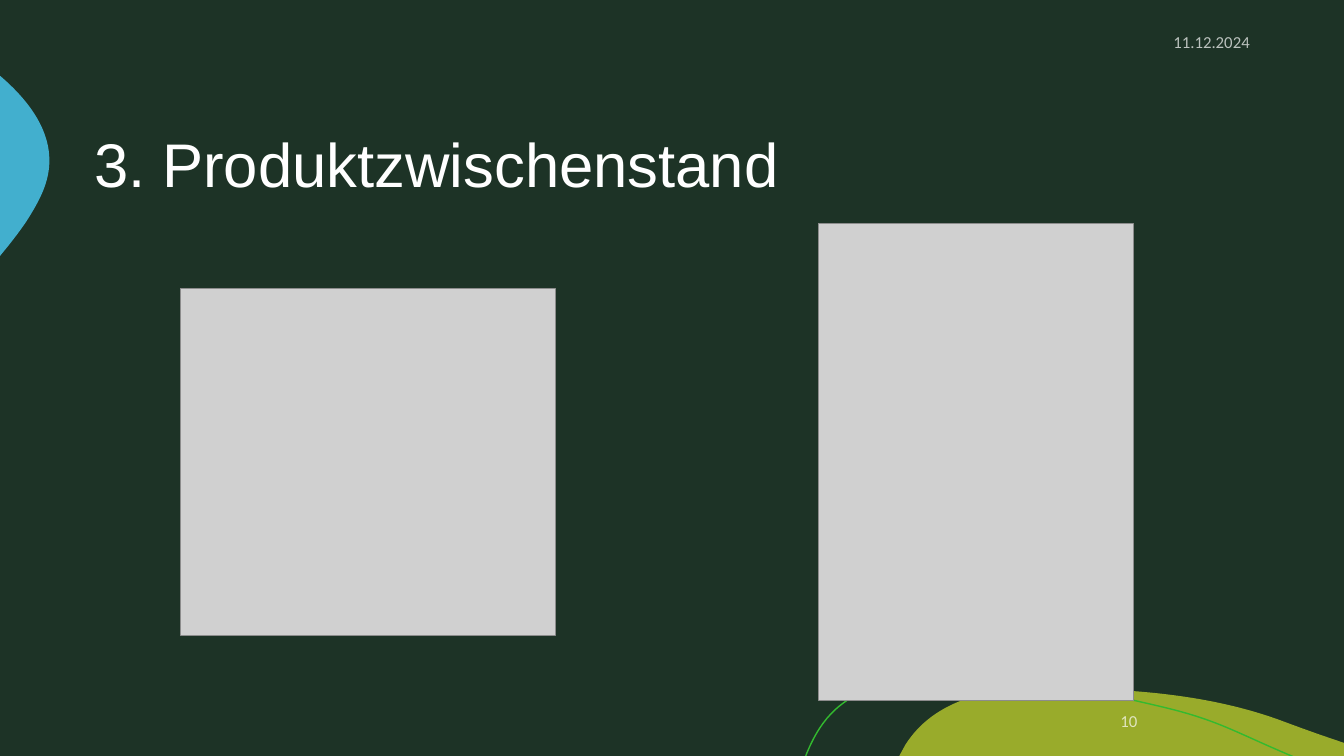
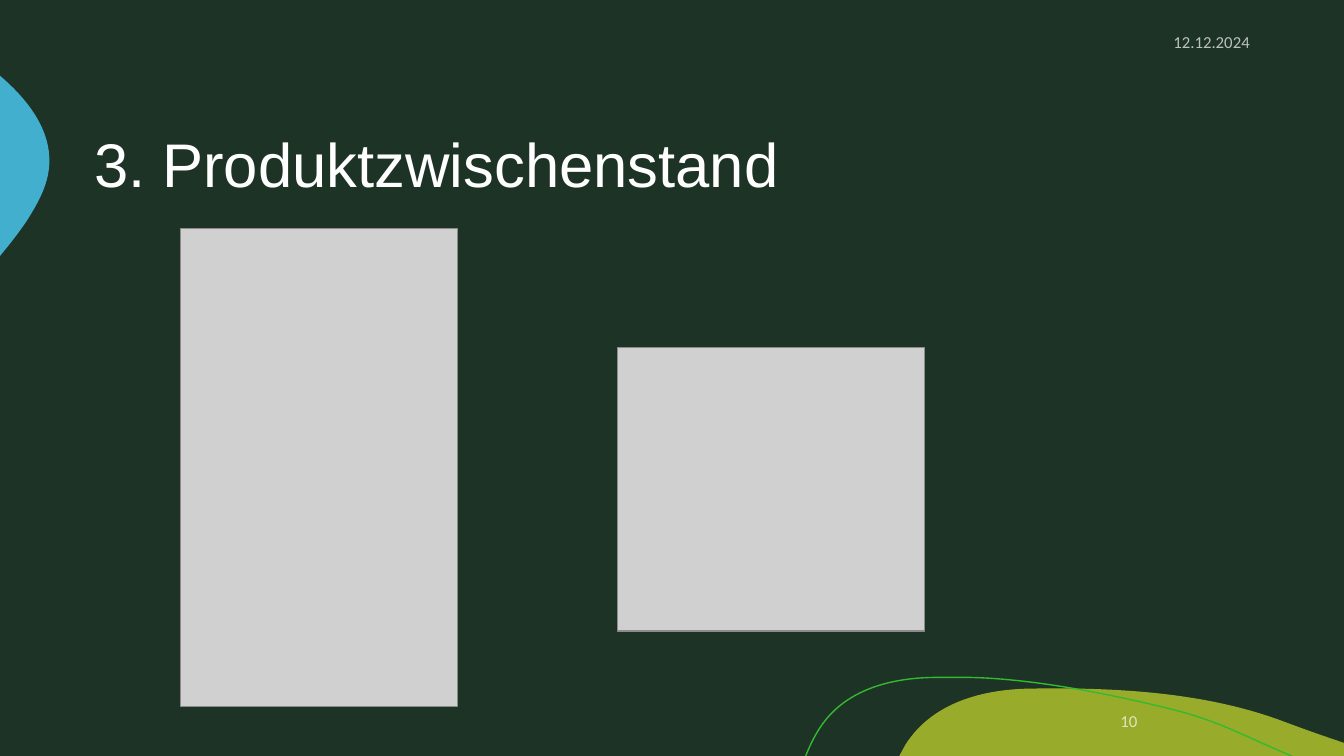
Before and after one commit to zIExpantion/ZumGelbenBach, a slide deck: slide 10 of Dokumente/Sprint-Backlog/Sprint-Backlog2.pptx. Drawn at 1344x756 pixels with LibreOffice and Linux fonts; fonts in the diff are those of the drawing; grey boxes stand for pictures; background and template pictures are left out. Boxes give left, top, right and bottom in pixels: in the first picture for what was removed or moved away, otherwise in the second. Text is boxed around its words. In the diff, an @@ line names an element or a change of style, - is before the commit and + after.

```diff
--- a/Dokumente/Sprint-Backlog/Sprint-Backlog2.pptx
+++ b/Dokumente/Sprint-Backlog/Sprint-Backlog2.pptx
@@ text at bbox=[1173, 37, 1249, 48]: text changed @@
-11.12.2024
+12.12.2024
@@ picture: place and size @@
-picture at bbox=[819, 224, 1133, 702]
+picture at bbox=[180, 229, 457, 707]
@@ picture: place and size @@
-picture at bbox=[180, 288, 556, 635]
+picture at bbox=[618, 347, 926, 631]
```
Also in this commit, not shown: 15 other slides changed.
